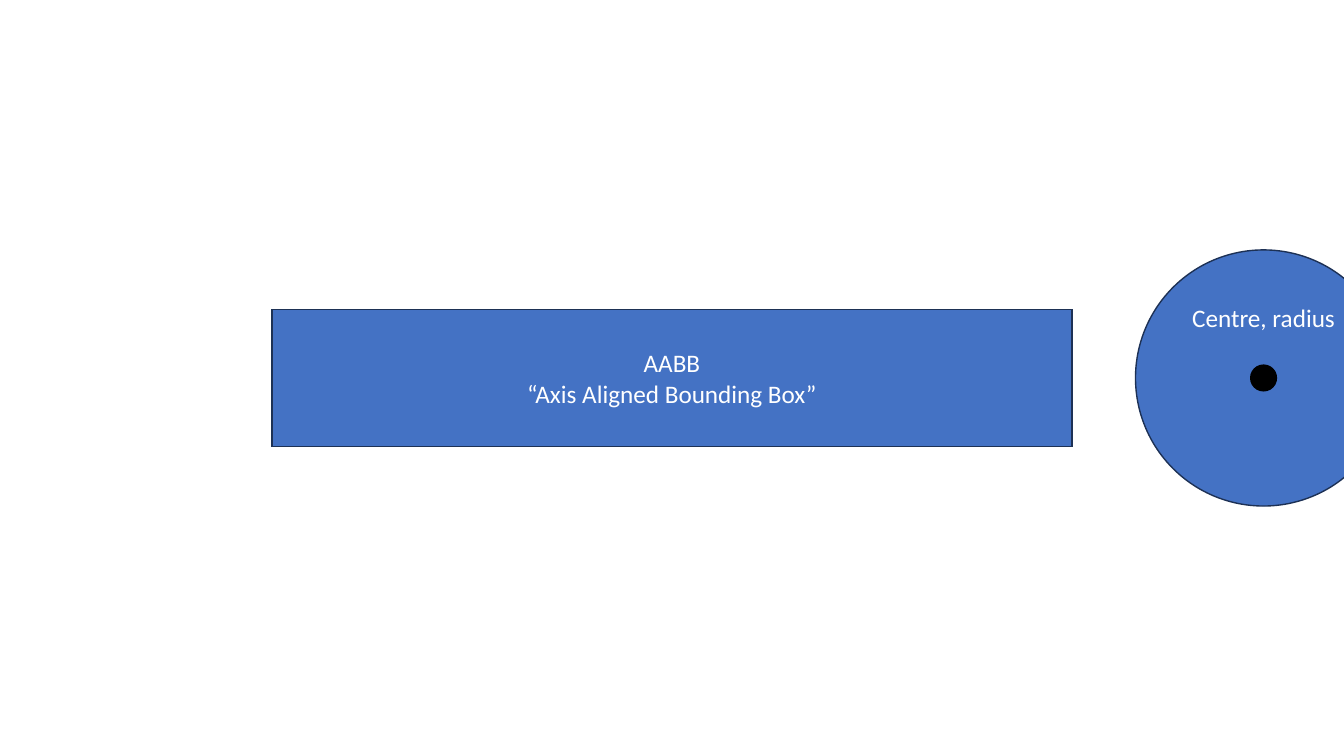
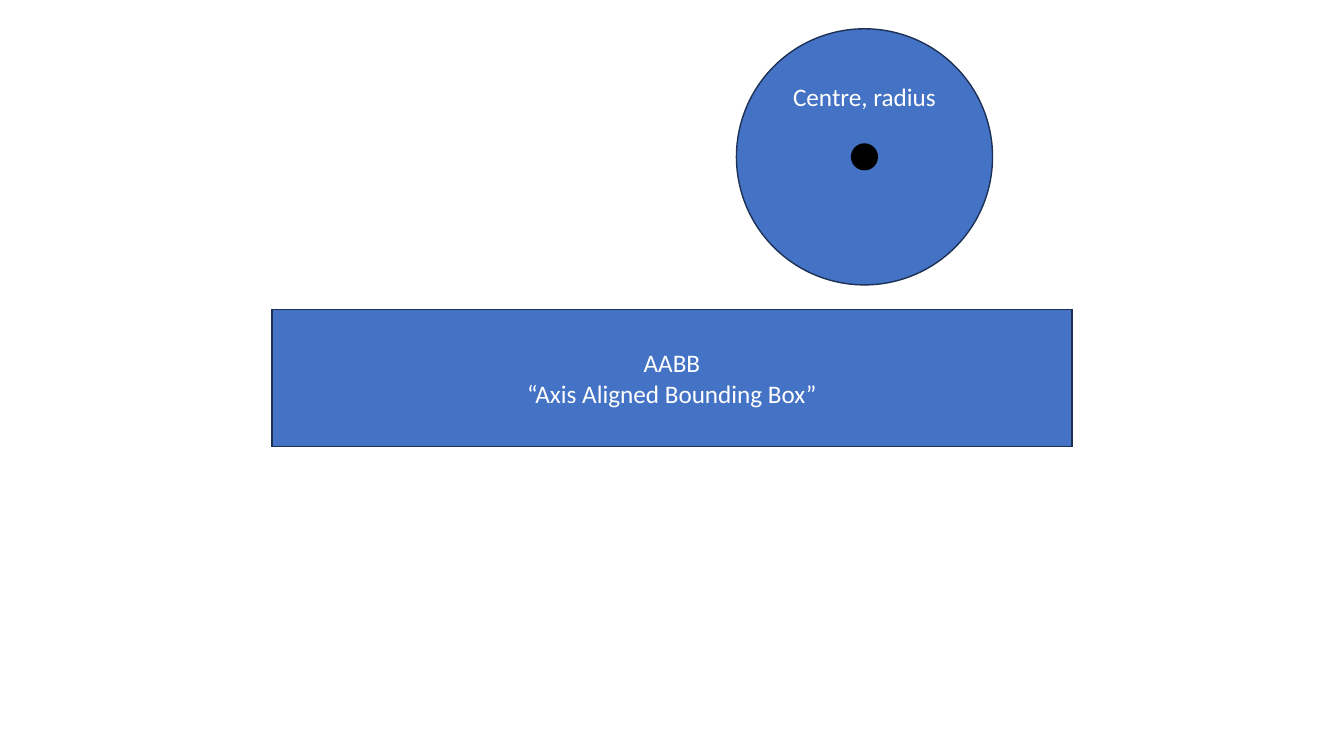
Before and after one commit to FeeneyCodes/GDP202425, a slide deck: slide 6 of 6019_Phys_1/D2D/W02/Collision_Detection (2024).pptx. Drawn at 1344x756 pixels with LibreOffice and Linux fonts; fonts in the diff are those of the drawing. Boxes give left, top, right and bottom in pixels: in the first picture for what was removed or moved away, otherwise in the second. Text is boxed around its words. In the diff, an @@ line names an element or a change of style, - is before the commit and + after.

```diff
--- a/6019_Phys_1/D2D/W02/Collision_Detection (2024).pptx
+++ b/6019_Phys_1/D2D/W02/Collision_Detection (2024).pptx
@@ ellipse "Centre, radius": place and size @@
-ellipse "Centre, radius" at <box>1136,250,1344,506</box>
+ellipse "Centre, radius" at <box>737,29,993,285</box>
@@ ellipse: place and size @@
-ellipse at <box>1251,365,1277,391</box>
+ellipse at <box>852,144,878,170</box>
```
Also in this commit, not shown: 1 other slide changed, 4 slides added, 1 slide removed, 42 other files.
